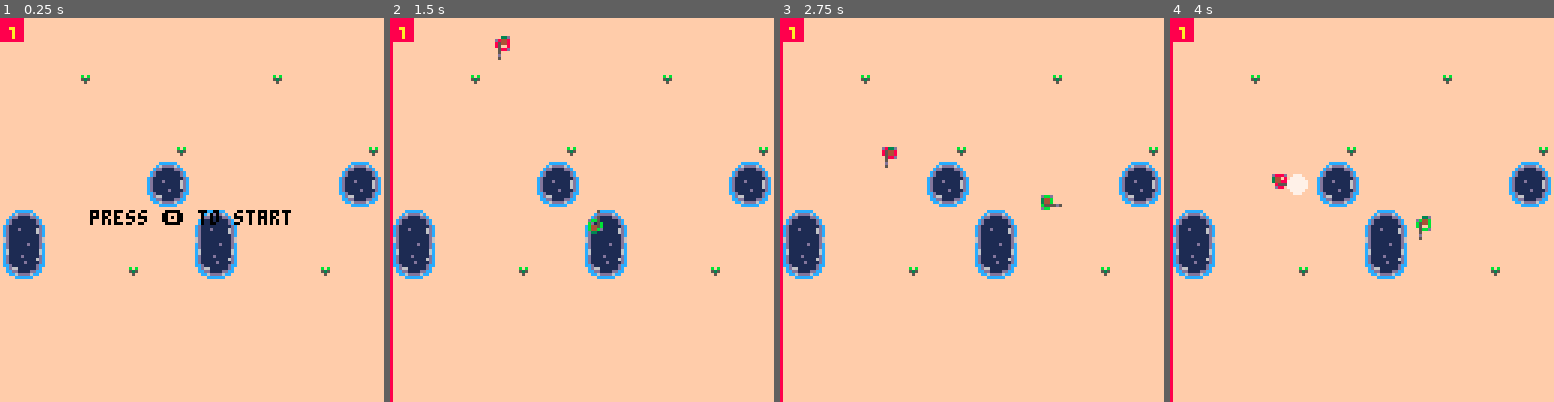
Above: before the commit, frames 1-4 (left to right).
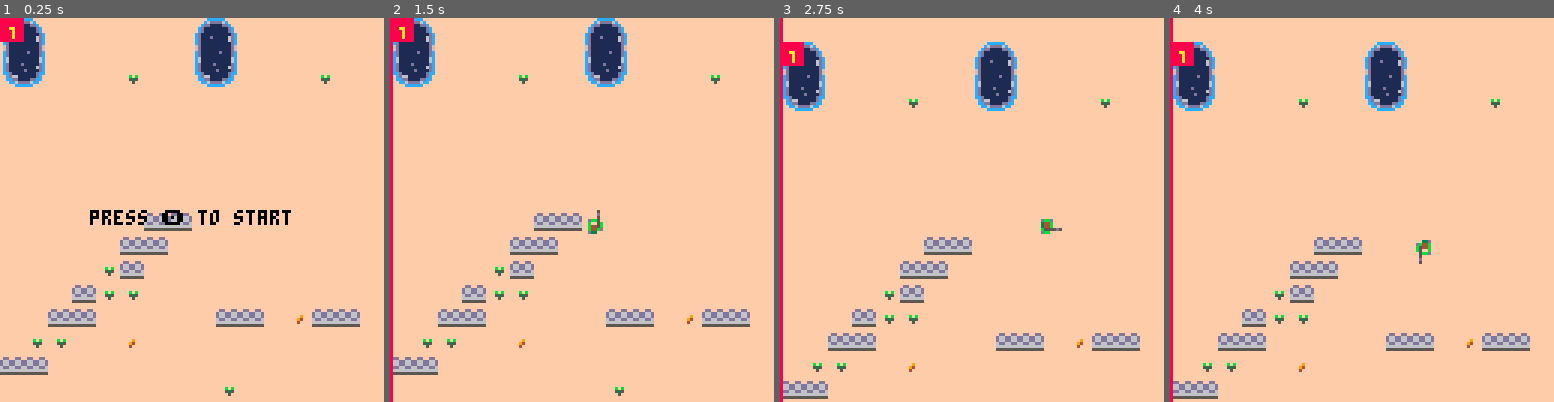
Above: after the commit, the same moments.

Repository: eduszesz/shmup
Game: PICO-8 cartridge topshooter.p8
Same seed, same stepped clock (60 frames per second), same inputs: the game is played once before the commit and once after it.
Inputs:
- Up to frame 1 (0.25 s): no input
- Up to frame 2 (1.5 s): tap X (X key) at 0.33, 1.07 s; tap O (Z key) at 0.7 s
- Up to frame 3 (2.75 s): hold Right 1.6-2.1 s; tap O (Z key) at 1.7, 2.1, 2.5 s; tap X (X key) at 1.85 s; hold Up 2.15-2.42 s; hold Right from 2.47 s (still down)
- Up to frame 4 (4 s): tap O (Z key) at 2.9, 3.3, 3.7 s; tap X (X key) at 2.97 s; release Right at 3.03 s; hold Left 3.08-3.58 s; hold Down 3.63-3.97 s

The runs differ from the first frame. In frame 1, 13% of the frame differs, in the area x 0-100%, y 0-99%; in frame 2, 13%; in frame 3, 14%; in frame 4, 14%, in the area x 0-100%, y 0-100%.

Commit message:
map scrolls when the player move

Diff:
--- a/topshooter.p8
+++ b/topshooter.p8
@@ -7,13 +7,15 @@
 function _init()
 	t=0
 	mx=0
-	my=0
+	my=16
+	md=0.06
 	initialize()
 	for x=0,3 do
 		for y=0,1 do
 			mkmap(x,y,51+x)
 		end
 	end
+	--mkmap(0,0,0)
 end
 
 function _update()
@@ -114,12 +116,14 @@
 	p.dy=0
 	if btn(⬆️) then
 		p.dy=-1
+		my+=md*p.dy
 		if not btn(🅾️) then
 			p.sp=1
 		end
 	end
 	if btn(⬇️) then
 		p.dy=1
+		--my+=md*p.dy
 		if not btn(🅾️) then
 			p.sp=5
 		end
@@ -192,7 +196,7 @@
 	if p.h>0 then
 		if p.x<0 then p.x=0 end
 		if p.x>120 then p.x=120 end
-		if p.y<0 then p.y=0 end
+		if p.y<64 then p.y=64 end
 		if p.y>120 then p.y=120 end
 	end
 end
@@ -382,7 +386,7 @@
 function upenemies()
 
 	if #enemies==0 and t%30==0 then
-		mkenemies()
+		--mkenemies()
 	end
 
 	for e in all(enemies) do
@@ -770,7 +774,17 @@
 
 function movemap()
 	--maps scrolls when player move
+
+	if my<0 then
+		mx+=16
+		my=16
+	if 	mx>48 then
+		mx=0
+		my=16
+	end
+	end
 	map(mx,my,0,0,16,16)
+
 end
 
 --collision map entities
